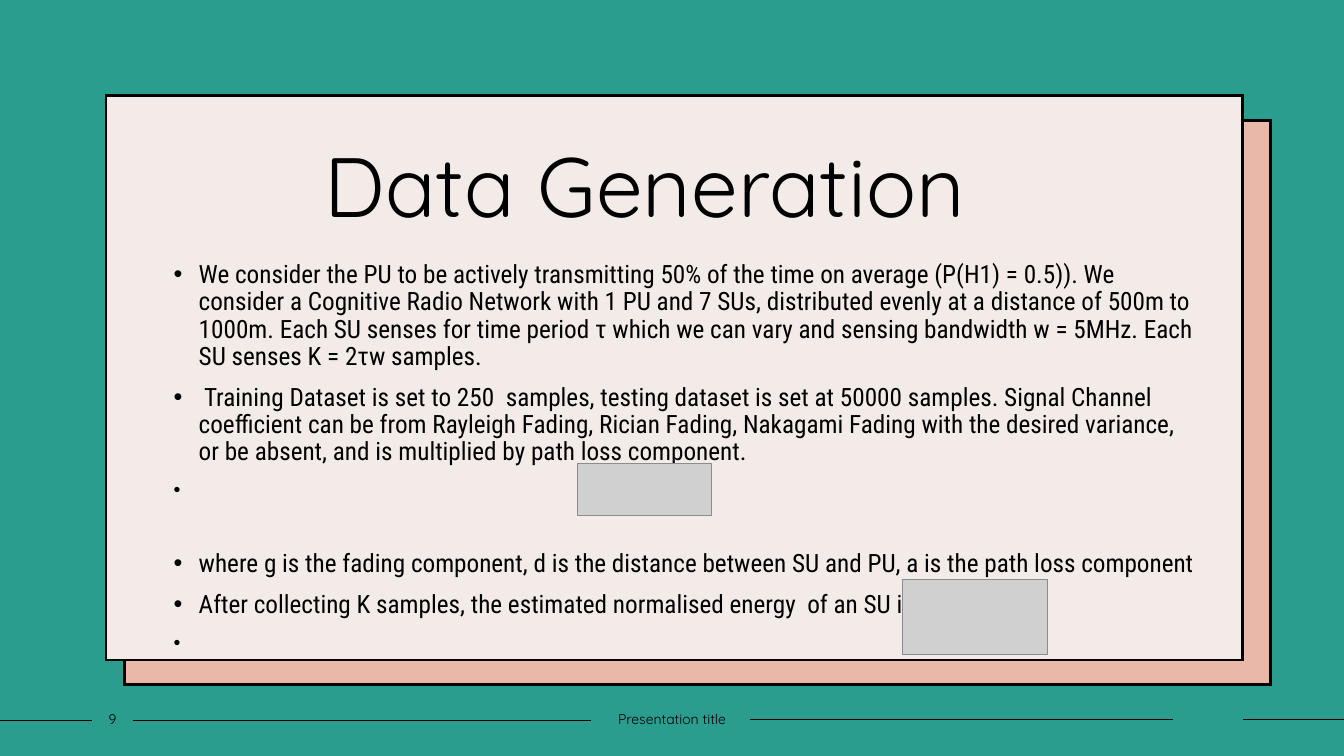
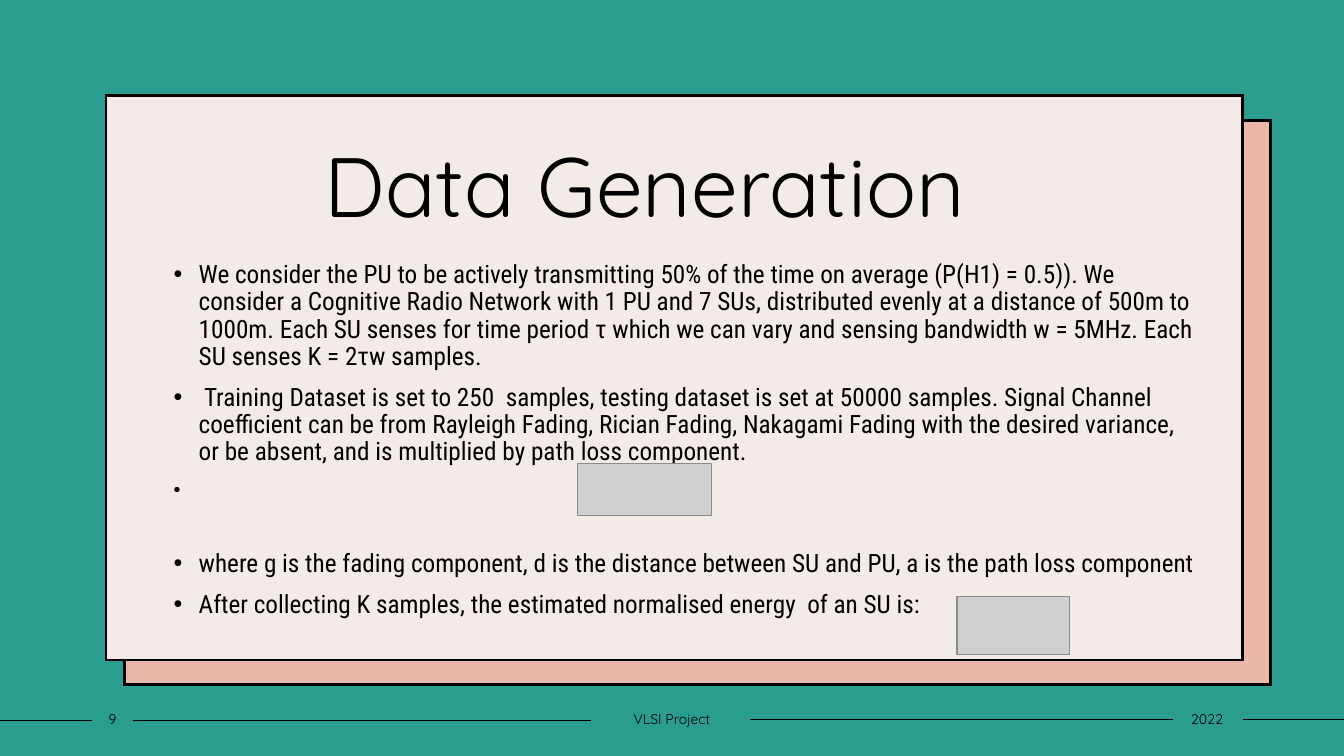
Before and after one commit to raunaqjabbal/CADVLSI-Project, a slide deck: slide 9 of Presentation.pptx. Drawn at 1344x756 pixels with LibreOffice and Linux fonts; fonts in the diff are those of the drawing; grey boxes stand for pictures. Boxes give left, top, right and bottom in pixels: in the first picture for what was removed or moved away, otherwise in the second. Text is boxed around its words. In the diff, an @@ line names an element or a change of style, - is before the commit and + after.

```diff
--- a/Presentation.pptx
+++ b/Presentation.pptx
@@ picture: place and size @@
-picture at <box>903,580,1049,654</box>
+picture at <box>957,597,1070,654</box>
@@ text at <box>634,714,710,727</box>: text changed @@
-Presentation title
+VLSI Project
@@ text added at <box>1191,714,1223,724</box>, 10 pt, text #000000 @@
+2022
```
Also in this commit, not shown: 14 other slides changed.
